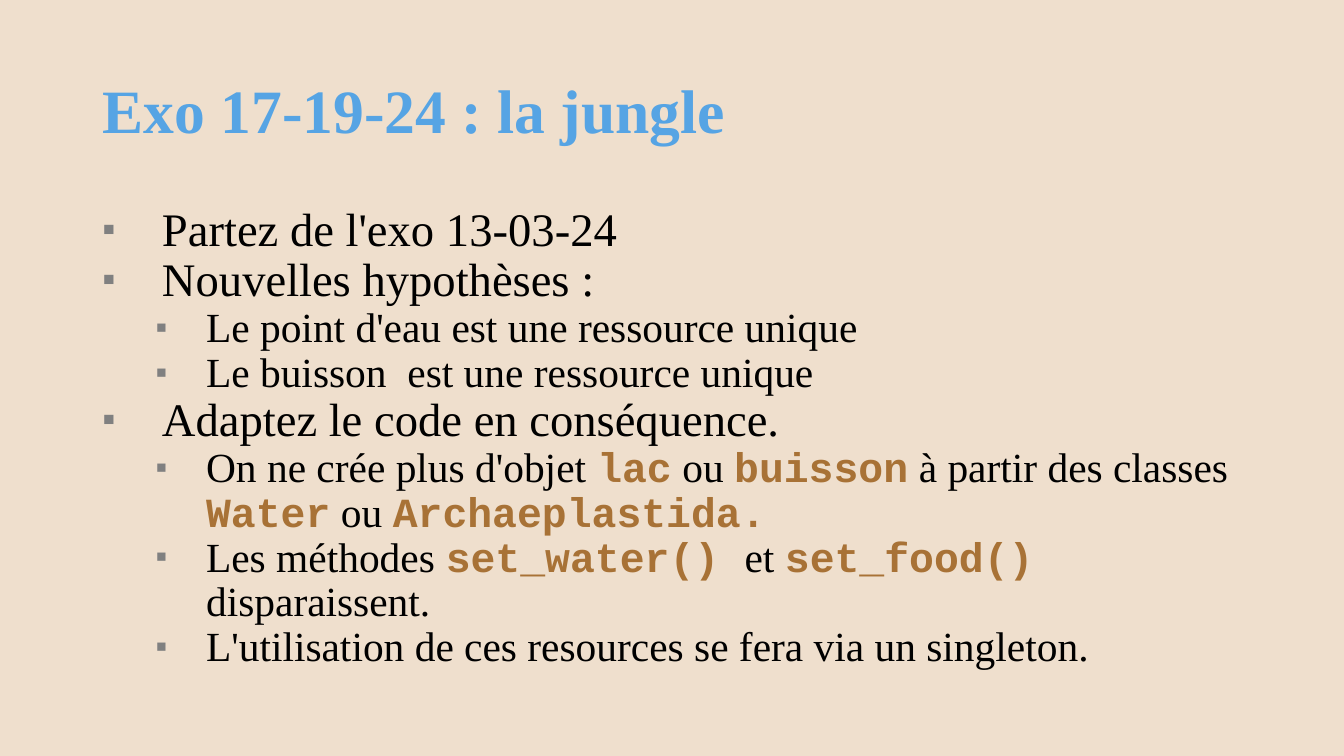
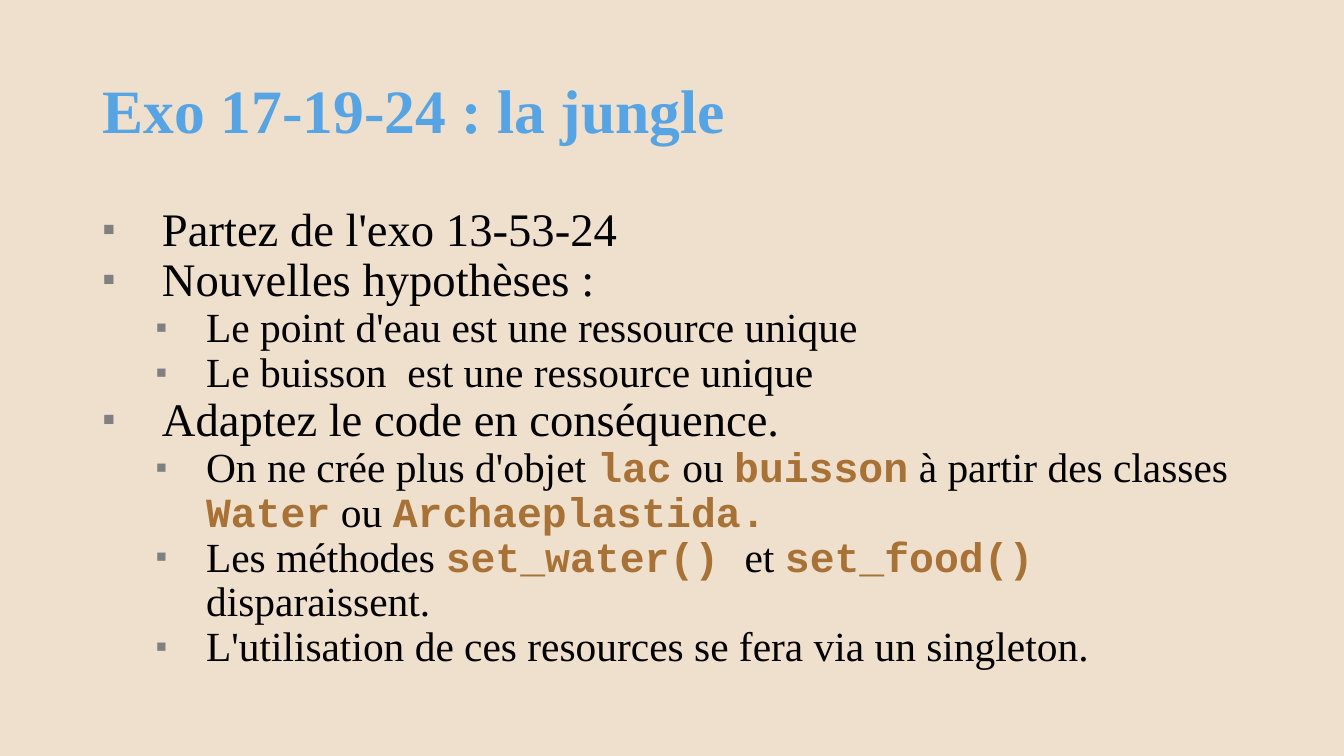
Before and after one commit to AlainWafflard/4IPO3, a slide deck: slide 68 of syllabus/17-POO-design-pattern/17_syllabus.pptx. Drawn at 1344x756 pixels with LibreOffice and Linux fonts; fonts in the diff are those of the drawing; background and template pictures are left out. Boxes give left, top, right and bottom in pixels: in the first picture for what was removed or moved away, otherwise in the second. Text is boxed around its words. In the diff, an @@ line names an element or a change of style, - is before the commit and + after.

```diff
--- a/syllabus/17-POO-design-pattern/17_syllabus.pptx
+++ b/syllabus/17-POO-design-pattern/17_syllabus.pptx
@@ text at (162, 213, 617, 247): text changed @@
-▪ Partez de l'exo 13-03-24
+▪ Partez de l'exo 13-53-24
```
Also in this commit, not shown: 4 other files.
